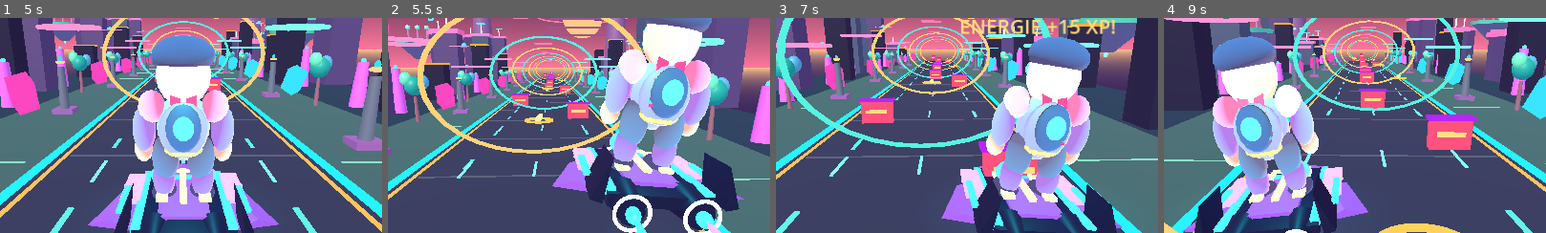
Above: before the commit, frames 1-4 (left to right).
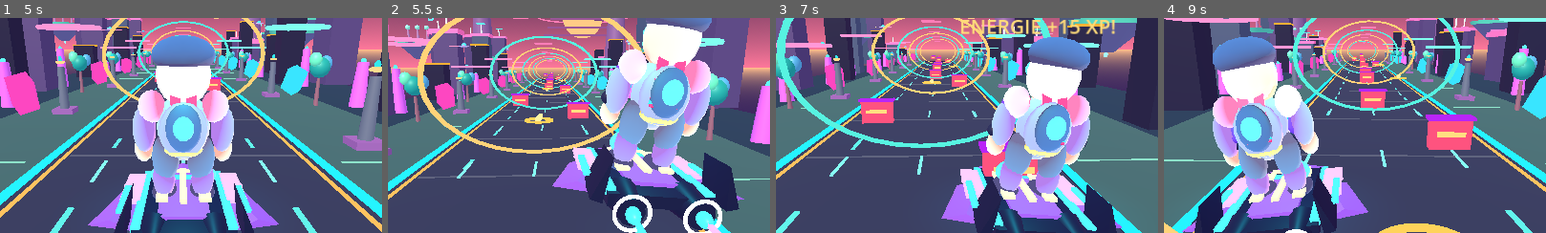
Above: after the commit, the same moments.

Repository: mtothek0703/learnquest-unity-web
Game: Godot game, scene res://main.tscn
The game is run twice, just before and just after one commit, with the same random seed, the same clock (stepped at 60 frames per second) and the same inputs.
Inputs:
- Up to frame 1 (5 s): click "RECHTS >" at 0.5 s; click "SPRINGEN" at 1.25 s; click "TURBO" at 2 s; click "−" at 2.75 s; click "+" at 3.5 s; click "RENNEN STARTEN" at 4.25 s
- Up to frame 2 (5.5 s): hold Right from 5.03 s (still down); tap Space at 5.27 s
- Up to frame 3 (7 s): release Right at 5.78 s; hold S 5.78-6.53 s; tap Space at 6.02 s; hold Right from 6.53 s (still down)
- Up to frame 4 (9 s): tap Space at 7.52, 8.27 s; release Right at 8.03 s; hold Left from 8.03 s (still down)
The pictures show only the part of the screen within x 26-76%, y 16-66%; the shares and areas given below are measured in that part.

Frame 1 is identical in both runs. In frame 2, less than 0.1% of the frame differs, in the area x 55-84%, y 21-47%; in frame 3, less than 0.1%; in frame 4, 0.2%, in the area x 17-35%, y 46-62%.

Commit message:
feat(graphics): animate rider balance arms with steering and turbo poses

Diff:
--- a/godot/rider_character.gd
+++ b/godot/rider_character.gd
@@ -14,6 +14,7 @@
 var active_animator: AnimationPlayer
 var pose_pivot: Node3D
 var scarf_tails: Array[Node3D] = []
+var balance_arms: Array[Node3D] = []
 
 func _ready() -> void:
     _try_load_character_asset()
@@ -52,6 +53,14 @@
             if is_instance_valid(tail):
                 tail.rotation.x = -0.35 + sin(animation_clock * (8.0 if boosting else 4.0) + float(i) * 1.3) * (0.18 if boosting else 0.09)
                 tail.rotation.z = sin(animation_clock * 3.0 + float(i)) * 0.1
+        for i in range(balance_arms.size()):
+            var arm := balance_arms[i]
+            if is_instance_valid(arm):
+                var direction := -1.0 if i == 0 else 1.0
+                var balance := clampf(lean * 0.22 * direction, -0.32, 0.32)
+                var turbo_pose := -0.20 if boosting else 0.0
+                arm.rotation.x = lerpf(arm.rotation.x, turbo_pose + sin(animation_clock * 4.0 + float(i)) * 0.025, minf(1.0, delta * 8.0))
+                arm.rotation.z = lerpf(arm.rotation.z, balance, minf(1.0, delta * 8.0))
         if active_animator != null:
             var wanted := "jump" if airborne else ("boost" if boosting else ("steer" if absf(lean) > 0.25 else "idle"))
             if active_animator.has_animation(wanted) and active_animator.current_animation != wanted:
@@ -71,6 +80,7 @@
     # A visible breathing and balance motion works even for non-rigged glTF meshes.
     pose_pivot = model
     _add_animated_costume(model)
+    _add_balance_arms(model)
     # Keep the original animated board and lights, hide only its old body.
     var old_body := legacy_rider.get_node_or_null("Animated racer rig")
     if old_body != null:
@@ -110,6 +120,38 @@
         tail.add_child(stripe)
         scarf_tails.append(tail)
 
+func _add_balance_arms(model: Node3D) -> void:
+    balance_arms.clear()
+    var sleeve := StandardMaterial3D.new()
+    sleeve.albedo_color = Color(0.35, 0.23, 0.85)
+    sleeve.roughness = 0.6
+    var glove := StandardMaterial3D.new()
+    glove.albedo_color = Color(0.10, 0.14, 0.28)
+    glove.roughness = 0.5
+    for i in range(2):
+        var direction := -1.0 if i == 0 else 1.0
+        var pivot := Node3D.new()
+        pivot.name = "BalanceArm%d" % i
+        pivot.position = Vector3(direction * 0.57, 1.86, -0.01)
+        model.add_child(pivot)
+        var upper := MeshInstance3D.new()
+        var shape := CapsuleMesh.new()
+        shape.radius = 0.13
+        shape.height = 0.61
+        upper.mesh = shape
+        upper.material_override = sleeve
+        upper.position = Vector3(direction * 0.06, -0.22, 0.0)
+        pivot.add_child(upper)
+        var hand := MeshInstance3D.new()
+        var hand_shape := SphereMesh.new()
+        hand_shape.radius = 0.14
+        hand_shape.height = 0.23
+        hand.mesh = hand_shape
+        hand.material_override = glove
+        hand.position = Vector3(direction * 0.1, -0.52, -0.05)
+        pivot.add_child(hand)
+        balance_arms.append(pivot)
+
 func _find_animator(node: Node) -> AnimationPlayer:
     if node is AnimationPlayer:
         return node as AnimationPlayer
@@ -126,6 +168,7 @@
     active_animator = null
     pose_pivot = null
     scarf_tails.clear()
+    balance_arms.clear()
     var old_body := legacy_rider.get_node_or_null("Animated racer rig")
     if old_body != null:
         old_body.visible = true
